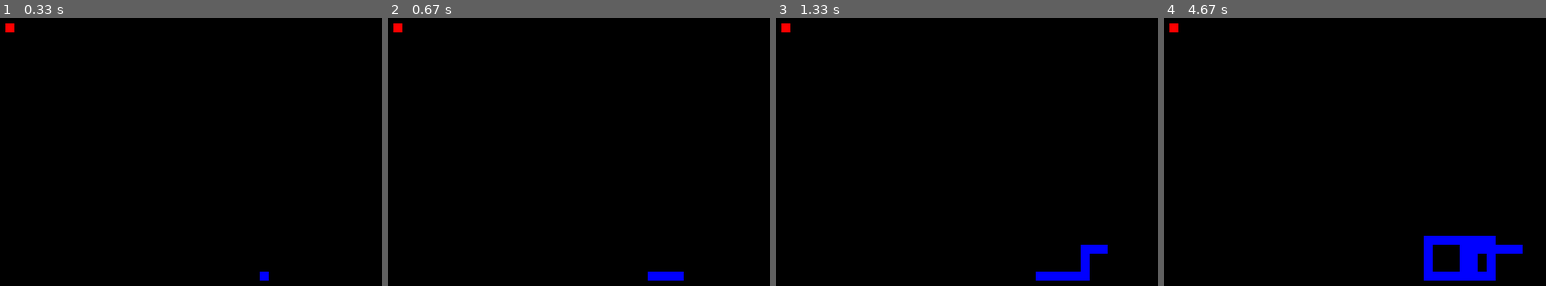
Above: before the commit, frames 1-4 (left to right).
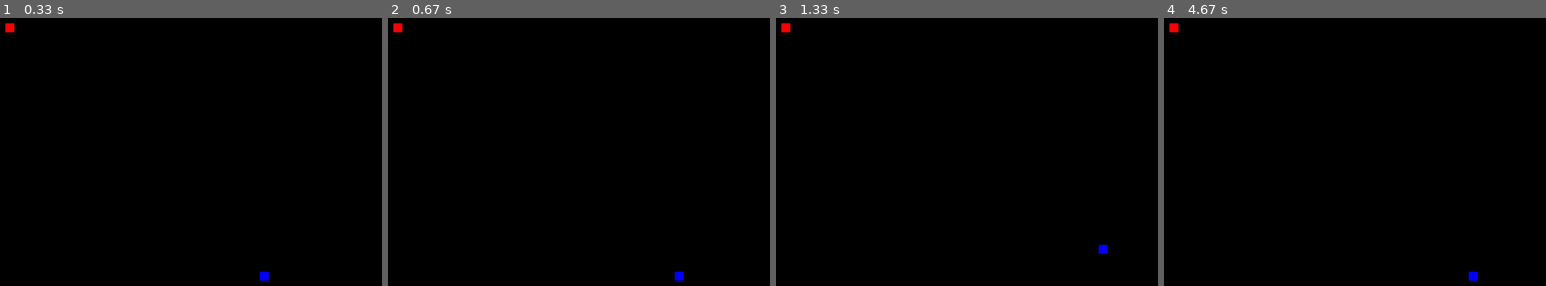
Above: after the commit, the same moments.

Repository: MicheSi/snake_pygame
Game: pygame game, started from snake.py
The game is run twice, just before and just after one commit, with the same random seed, the same clock (stepped at 60 frames per second) and the same inputs.
Inputs:
- Up to frame 1 (0.33 s): no input
- Up to frame 2 (0.67 s): hold Right from 0.33 s (still down)
- Up to frame 3 (1.33 s): release Right at 0.8 s; hold Up 0.83-1.13 s; hold Right from 1.17 s (still down)
- Up to frame 4 (4.67 s): release Right at 1.63 s; hold Left 1.67-2.2 s; hold Down 2.23-2.53 s; hold Left 2.57-2.97 s; hold Up 3-3.37 s; hold Right 3.4-4.03 s; hold Down 4.07-4.43 s; hold Left from 4.47 s (still down)

Frame 1 is identical in both runs. In frame 2, 0.2% of the frame differs, in the area x 68-76%, y 94-98%; in frame 3, 0.8%; in frame 4, 2.4%, in the area x 68-94%, y 81-98%.

Commit message:
fixed bg color issue

Diff:
--- a/snake.py
+++ b/snake.py
@@ -5,6 +5,8 @@
 pygame.init()
 
 # initialize color variables
+white = (255, 255, 255)
+black = (0, 0, 0)
 blue = (0, 0, 255)
 red = (255, 0, 0)
 
@@ -14,9 +16,9 @@
 game_display = pygame.display.set_mode((display_width, display_height))
 pygame.display.set_caption('Snake')
 
+clock = pygame.time.Clock()
+
 block = 10
-
-clock = pygame.time.Clock()
 speed = 10
 
 font_style = pygame.font.SysFont(None, 50)
@@ -26,7 +28,6 @@
     game_display.blit(display_msg, [display_width/3, display_height/3])
 
 # creates loop to run game
-
 def gameLoop():
     game_over = False
     game_close = False
@@ -82,9 +83,13 @@
         y1 += y1_change
 
         # draw snake and apple
+        game_display.fill(black)
         pygame.draw.rect(game_display, red, [appleX, appleY, block, block])
         pygame.draw.rect(game_display, blue, [x1, y1, block, block])
         pygame.display.update()
+
+        if x1 == appleX and y1 == appleY:
+            print('Yummy!')
 
         clock.tick(speed)
 
